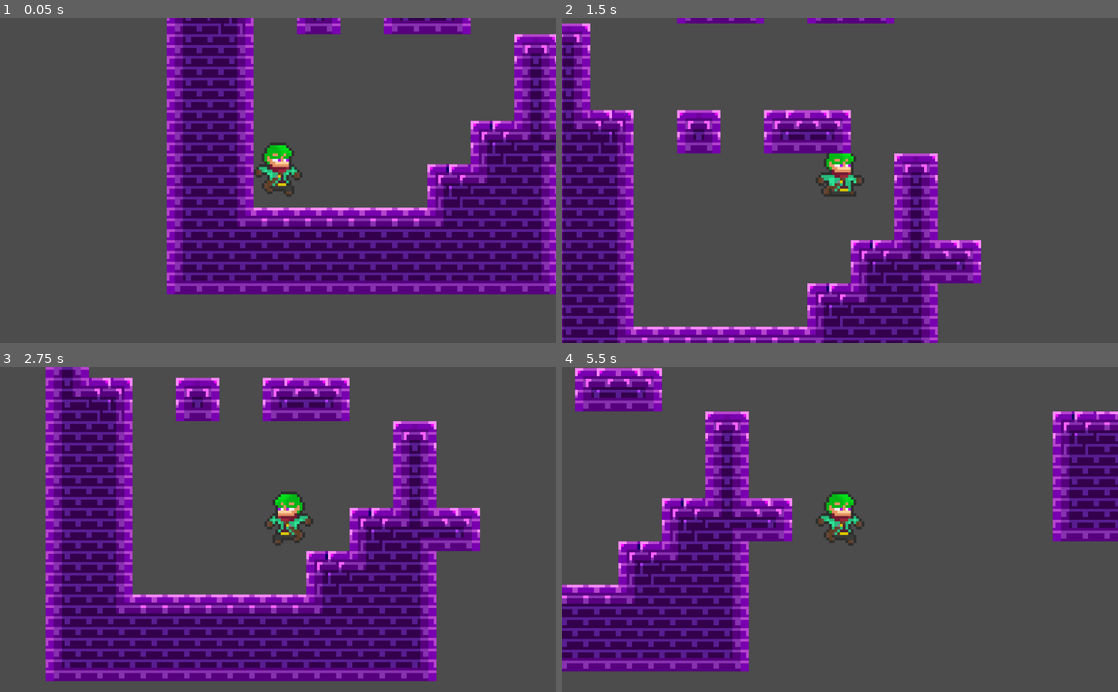
Above: before the commit, frames 1-4 (two rows, left to right).
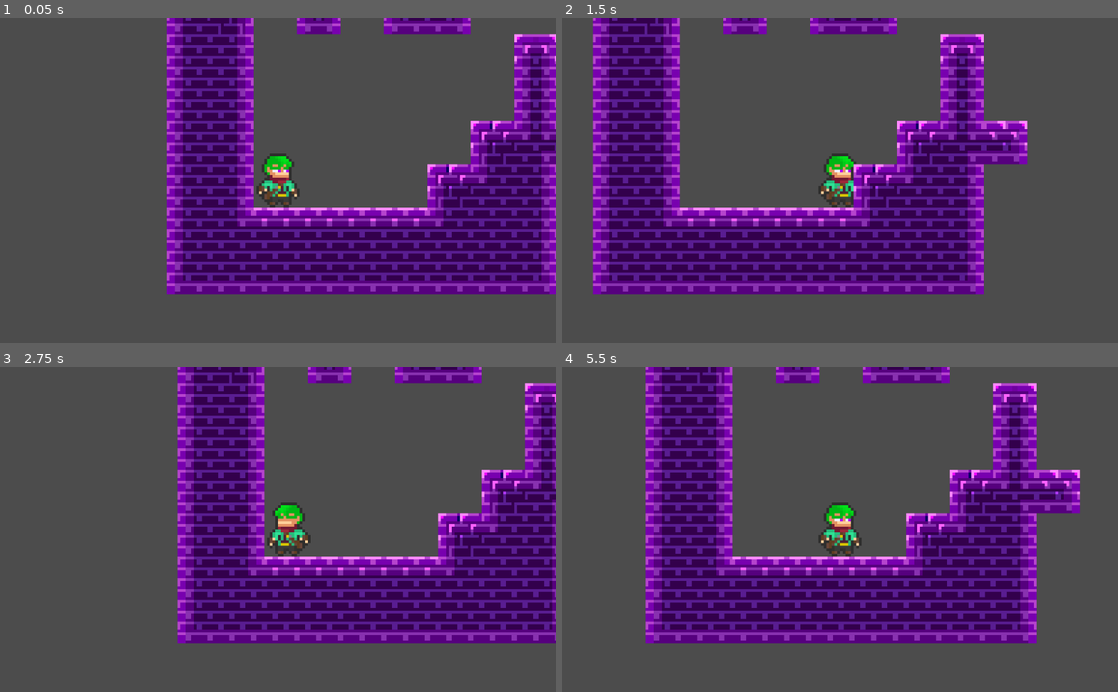
Above: after the commit, the same moments.

Repository: zachreid-96/GODOT-CPT-200
Game: Godot game, scene res://scenes/Maps/Level 1.tscn
The game is run twice, just before and just after one commit, with the same random seed, the same clock (stepped at 60 frames per second) and the same inputs.
Inputs:
- Up to frame 1 (0.05 s): no input
- Up to frame 2 (1.5 s): tap Enter at 0.5 s; hold E (attack) 0.53-1.28 s; hold D (move_right) from 0.53 s (still down); tap Space (move_jump) at 0.77, 0.8, 1.07, 1.35 s
- Up to frame 3 (2.75 s): tap Space (move_jump) at 1.52, 1.82, 2.3 s; tap E (attack) at 1.55 s; release D (move_right) at 2.03 s; hold A (move_left) from 2.03 s (still down); hold E (attack) from 2.03 s (still down)
- Up to frame 4 (5.5 s): release A (move_left) at 2.78 s; release E (attack) at 2.78 s; hold D (move_right) 2.78-4.28 s; tap E (attack) at 2.85, 4.35 s; tap Space (move_jump) at 3.02, 3.32, 3.6, 3.77, 4.07, 4.52, 4.82, 5.3 s; hold A (move_left) 4.28-5.03 s; hold D (move_right) from 5.03 s (still down); hold E (attack) from 5.03 s (still down)

The runs differ from the first frame. In frame 1, 1.0% of the frame differs, in the area x 45-55%, y 38-59%; in frame 2, 51%; in frame 3, 63%, in the area x 8-100%, y 0-97%; in frame 4, 51%.

Commit message:
Player animation and scripting updates.
Ducking added. AnimatedSprite hidden. AnimationTree created: work in process.

Diff:
--- a/scenes/Players/Player.tscn
+++ b/scenes/Players/Player.tscn
@@ -1,10 +1,14 @@
-[gd_scene load_steps=74 format=2]
-
-[ext_resource path="res://assets/sprites/test_sprite.png" type="Texture" id=1]
+[gd_scene load_steps=120 format=2]
+
+[ext_resource path="res://assets/sprites/player_sprite.png" type="Texture" id=1]
 [ext_resource path="res://scripts/Player.gd" type="Script" id=2]
 
-[sub_resource type="RectangleShape2D" id=1]
-extents = Vector2( 5, 10 )
+[sub_resource type="CapsuleShape2D" id=83]
+radius = 5.0
+height = 9.0
+
+[sub_resource type="RectangleShape2D" id=79]
+extents = Vector2( 5, 6 )
 
 [sub_resource type="AtlasTexture" id=7]
 atlas = ExtResource( 1 )
@@ -281,6 +285,14 @@
 [sub_resource type="AtlasTexture" id=78]
 atlas = ExtResource( 1 )
 region = Rect2( 128, 160, 32, 32 )
+
+[sub_resource type="AtlasTexture" id=81]
+atlas = ExtResource( 1 )
+region = Rect2( 160, 160, 32, 32 )
+
+[sub_resource type="AtlasTexture" id=82]
+atlas = ExtResource( 1 )
+region = Rect2( 192, 160, 32, 32 )
 
 [sub_resource type="SpriteFrames" id=77]
 animations = [ {
@@ -333,16 +345,341 @@
 "loop": true,
 "name": "Fall",
 "speed": 5.0
+}, {
+"frames": [ SubResource( 81 ), SubResource( 82 ) ],
+"loop": true,
+"name": "Duck",
+"speed": 5.0
 } ]
 
-[node name="Player2" type="KinematicBody2D"]
+[sub_resource type="Animation" id=88]
+resource_name = "Attack1"
+length = 0.9
+tracks/0/type = "value"
+tracks/0/path = NodePath("Sprite:frame")
+tracks/0/interp = 1
+tracks/0/loop_wrap = true
+tracks/0/imported = false
+tracks/0/enabled = true
+tracks/0/keys = {
+"times": PoolRealArray( 0, 0.1, 0.2, 0.3, 0.4, 0.5, 0.6, 0.7, 0.8 ),
+"transitions": PoolRealArray( 1, 1, 1, 1, 1, 1, 1, 1, 1 ),
+"update": 1,
+"values": [ 26, 27, 28, 29, 30, 31, 32, 33, 34 ]
+}
+
+[sub_resource type="Animation" id=91]
+resource_name = "Attack2"
+length = 0.9
+tracks/0/type = "value"
+tracks/0/path = NodePath("Sprite:frame")
+tracks/0/interp = 1
+tracks/0/loop_wrap = true
+tracks/0/imported = false
+tracks/0/enabled = true
+tracks/0/keys = {
+"times": PoolRealArray( 0, 0.1, 0.2, 0.3, 0.4, 0.5, 0.6, 0.7, 0.8 ),
+"transitions": PoolRealArray( 1, 1, 1, 1, 1, 1, 1, 1, 1 ),
+"update": 1,
+"values": [ 39, 40, 41, 42, 43, 44, 45, 46, 47 ]
+}
+
+[sub_resource type="Animation" id=97]
+resource_name = "Attack3"
+length = 0.9
+tracks/0/type = "value"
+tracks/0/path = NodePath("Sprite:frame")
+tracks/0/interp = 1
+tracks/0/loop_wrap = true
+tracks/0/imported = false
+tracks/0/enabled = true
+tracks/0/keys = {
+"times": PoolRealArray( 0, 0.1, 0.2, 0.3, 0.4, 0.5, 0.6, 0.7, 0.8 ),
+"transitions": PoolRealArray( 1, 1, 1, 1, 1, 1, 1, 1, 1 ),
+"update": 1,
+"values": [ 52, 53, 54, 55, 56, 57, 58, 59, 60 ]
+}
+
+[sub_resource type="Animation" id=84]
+resource_name = "Default"
+loop = true
+step = 0.25
+tracks/0/type = "value"
+tracks/0/path = NodePath("Sprite:frame")
+tracks/0/interp = 1
+tracks/0/loop_wrap = true
+tracks/0/imported = false
+tracks/0/enabled = true
+tracks/0/keys = {
+"times": PoolRealArray( 0, 0.25, 0.5, 0.75 ),
+"transitions": PoolRealArray( 1, 1, 1, 1 ),
+"update": 1,
+"values": [ 0, 0, 10, 0 ]
+}
+
+[sub_resource type="Animation" id=121]
+resource_name = "Die"
+length = 0.7
+tracks/0/type = "value"
+tracks/0/path = NodePath("Sprite:frame")
+tracks/0/interp = 1
+tracks/0/loop_wrap = true
+tracks/0/imported = false
+tracks/0/enabled = true
+tracks/0/keys = {
+"times": PoolRealArray( 0, 0.1, 0.2, 0.3, 0.4, 0.5, 0.6 ),
+"transitions": PoolRealArray( 1, 1, 1, 1, 1, 1, 1 ),
+"update": 1,
+"values": [ 91, 92, 93, 94, 95, 96, 97 ]
+}
+
+[sub_resource type="Animation" id=90]
+resource_name = "Duck"
+length = 0.333333
+loop = true
+step = 0.166667
+tracks/0/type = "value"
+tracks/0/path = NodePath("Sprite:frame")
+tracks/0/interp = 1
+tracks/0/loop_wrap = true
+tracks/0/imported = false
+tracks/0/enabled = true
+tracks/0/keys = {
+"times": PoolRealArray( 0, 0.166667 ),
+"transitions": PoolRealArray( 1, 1 ),
+"update": 1,
+"values": [ 70, 71 ]
+}
+
+[sub_resource type="Animation" id=87]
+resource_name = "Fall"
+length = 0.5
+loop = true
+step = 0.5
+tracks/0/type = "value"
+tracks/0/path = NodePath("Sprite:frame")
+tracks/0/interp = 1
+tracks/0/loop_wrap = true
+tracks/0/imported = false
+tracks/0/enabled = true
+tracks/0/keys = {
+"times": PoolRealArray( 0 ),
+"transitions": PoolRealArray( 1 ),
+"update": 1,
+"values": [ 69 ]
+}
+
+[sub_resource type="Animation" id=108]
+resource_name = "Hurt"
+length = 0.5
+step = 0.125
+tracks/0/type = "value"
+tracks/0/path = NodePath("Sprite:frame")
+tracks/0/interp = 1
+tracks/0/loop_wrap = true
+tracks/0/imported = false
+tracks/0/enabled = true
+tracks/0/keys = {
+"times": PoolRealArray( 0, 0.125, 0.25, 0.375 ),
+"transitions": PoolRealArray( 1, 1, 1, 1 ),
+"update": 1,
+"values": [ 78, 79, 80, 81 ]
+}
+
+[sub_resource type="Animation" id=86]
+resource_name = "Jump"
+length = 0.4
+tracks/0/type = "value"
+tracks/0/path = NodePath("Sprite:frame")
+tracks/0/interp = 1
+tracks/0/loop_wrap = true
+tracks/0/imported = false
+tracks/0/enabled = true
+tracks/0/keys = {
+"times": PoolRealArray( 0, 0.1, 0.2, 0.3 ),
+"transitions": PoolRealArray( 1, 1, 1, 1 ),
+"update": 1,
+"values": [ 65, 66, 67, 68 ]
+}
+
+[sub_resource type="Animation" id=85]
+length = 0.001
+tracks/0/type = "value"
+tracks/0/path = NodePath("Sprite:frame")
+tracks/0/interp = 1
+tracks/0/loop_wrap = true
+tracks/0/imported = false
+tracks/0/enabled = true
+tracks/0/keys = {
+"times": PoolRealArray( 0 ),
+"transitions": PoolRealArray( 1 ),
+"update": 0,
+"values": [ 0 ]
+}
+
+[sub_resource type="Animation" id=89]
+resource_name = "Run"
+length = 0.8
+loop = true
+tracks/0/type = "value"
+tracks/0/path = NodePath("Sprite:frame")
+tracks/0/interp = 1
+tracks/0/loop_wrap = true
+tracks/0/imported = false
+tracks/0/enabled = true
+tracks/0/keys = {
+"times": PoolRealArray( 0, 0.1, 0.2, 0.3, 0.4, 0.5, 0.6, 0.7 ),
+"transitions": PoolRealArray( 1, 1, 1, 1, 1, 1, 1, 1 ),
+"update": 1,
+"values": [ 16, 13, 14, 15, 16, 17, 18, 19 ]
+}
+
+[sub_resource type="AnimationNodeAnimation" id=98]
+animation = "Attack1"
+
+[sub_resource type="AnimationNodeAnimation" id=99]
+animation = "Attack2"
+
+[sub_resource type="AnimationNodeAnimation" id=100]
+animation = "Attack3"
+
+[sub_resource type="AnimationNodeAnimation" id=93]
+animation = "Default"
+
+[sub_resource type="AnimationNodeAnimation" id=122]
+animation = "Die"
+
+[sub_resource type="AnimationNodeAnimation" id=101]
+animation = "Duck"
+
+[sub_resource type="AnimationNodeAnimation" id=109]
+animation = "Fall"
+
+[sub_resource type="AnimationNodeAnimation" id=123]
+animation = "Hurt"
+
+[sub_resource type="AnimationNodeAnimation" id=102]
+animation = "Jump"
+
+[sub_resource type="AnimationNodeAnimation" id=103]
+animation = "Run"
+
+[sub_resource type="AnimationNodeStateMachineTransition" id=104]
+
+[sub_resource type="AnimationNodeStateMachineTransition" id=105]
+switch_mode = 2
+
+[sub_resource type="AnimationNodeStateMachineTransition" id=106]
+switch_mode = 2
+
+[sub_resource type="AnimationNodeStateMachineTransition" id=107]
+switch_mode = 2
+
+[sub_resource type="AnimationNodeStateMachineTransition" id=110]
+
+[sub_resource type="AnimationNodeStateMachineTransition" id=111]
+
+[sub_resource type="AnimationNodeStateMachineTransition" id=112]
+
+[sub_resource type="AnimationNodeStateMachineTransition" id=113]
+
+[sub_resource type="AnimationNodeStateMachineTransition" id=114]
+switch_mode = 2
+
+[sub_resource type="AnimationNodeStateMachineTransition" id=115]
+
+[sub_resource type="AnimationNodeStateMachineTransition" id=116]
+
+[sub_resource type="AnimationNodeStateMachineTransition" id=117]
+
+[sub_resource type="AnimationNodeStateMachineTransition" id=118]
+
+[sub_resource type="AnimationNodeStateMachineTransition" id=119]
+
+[sub_resource type="AnimationNodeStateMachineTransition" id=120]
+
+[sub_resource type="AnimationNodeStateMachineTransition" id=124]
+
+[sub_resource type="AnimationNodeStateMachineTransition" id=125]
+switch_mode = 2
+auto_advance = true
+
+[sub_resource type="AnimationNodeStateMachineTransition" id=126]
+
+[sub_resource type="AnimationNodeStateMachineTransition" id=127]
+switch_mode = 2
+
+[sub_resource type="AnimationNodeStateMachineTransition" id=128]
+switch_mode = 2
+
+[sub_resource type="AnimationNodeStateMachine" id=95]
+states/Attack1/node = SubResource( 98 )
+states/Attack1/position = Vector2( 14, 118 )
+states/Attack2/node = SubResource( 99 )
+states/Attack2/position = Vector2( 137, 202 )
+states/Attack3/node = SubResource( 100 )
+states/Attack3/position = Vector2( 243, 135 )
+states/Default/node = SubResource( 93 )
+states/Default/position = Vector2( 137, 14 )
+states/Die/node = SubResource( 122 )
+states/Die/position = Vector2( 406, 77 )
+states/Duck/node = SubResource( 101 )
+states/Duck/position = Vector2( 321, -86 )
+states/Fall/node = SubResource( 109 )
+states/Fall/position = Vector2( -342, 52 )
+states/Hurt/node = SubResource( 123 )
+states/Hurt/position = Vector2( 375, -2 )
+states/Jump/node = SubResource( 102 )
+states/Jump/position = Vector2( -336, -52 )
+states/Run/node = SubResource( 103 )
+states/Run/position = Vector2( -53, -139 )
+transitions = [ "Default", "Attack1", SubResource( 104 ), "Attack1", "Attack2", SubResource( 105 ), "Attack2", "Attack3", SubResource( 106 ), "Attack3", "Default", SubResource( 107 ), "Default", "Run", SubResource( 110 ), "Run", "Default", SubResource( 111 ), "Default", "Jump", SubResource( 112 ), "Default", "Duck", SubResource( 113 ), "Jump", "Fall", SubResource( 114 ), "Fall", "Default", SubResource( 115 ), "Duck", "Default", SubResource( 116 ), "Run", "Attack1", SubResource( 117 ), "Run", "Duck", SubResource( 118 ), "Duck", "Run", SubResource( 119 ), "Run", "Jump", SubResource( 120 ), "Default", "Hurt", SubResource( 124 ), "Hurt", "Default", SubResource( 125 ), "Default", "Die", SubResource( 126 ), "Attack1", "Default", SubResource( 127 ), "Attack2", "Default", SubResource( 128 ) ]
+start_node = "Default"
+end_node = "Die"
+graph_offset = Vector2( -427, -26 )
+
+[sub_resource type="AnimationNodeStateMachinePlayback" id=96]
+
+[node name="Player" type="KinematicBody2D"]
 script = ExtResource( 2 )
 
-[node name="CollisionShape2D" type="CollisionShape2D" parent="."]
+[node name="CollisionStand" type="CollisionShape2D" parent="."]
 position = Vector2( 0, -10 )
-shape = SubResource( 1 )
+shape = SubResource( 83 )
+
+[node name="CollisionDuck" type="CollisionShape2D" parent="."]
+position = Vector2( 0, -6 )
+shape = SubResource( 79 )
 
 [node name="AnimatedSprite" type="AnimatedSprite" parent="."]
+visible = false
+position = Vector2( 1, -15 )
+frames = SubResource( 77 )
+animation = "Attack2"
+frame = 9
+playing = true
+
+[node name="Sprite" type="Sprite" parent="."]
 position = Vector2( 2, -15 )
-frames = SubResource( 77 )
-animation = "Fall"
+texture = ExtResource( 1 )
+hframes = 13
+vframes = 8
+
+[node name="AnimationPlayer" type="AnimationPlayer" parent="."]
+anims/Attack1 = SubResource( 88 )
+anims/Attack2 = SubResource( 91 )
+anims/Attack3 = SubResource( 97 )
+anims/Default = SubResource( 84 )
+anims/Die = SubResource( 121 )
+anims/Duck = SubResource( 90 )
+anims/Fall = SubResource( 87 )
+anims/Hurt = SubResource( 108 )
+anims/Jump = SubResource( 86 )
+anims/RESET = SubResource( 85 )
+anims/Run = SubResource( 89 )
+
+[node name="AnimationTree" type="AnimationTree" parent="."]
+tree_root = SubResource( 95 )
+anim_player = NodePath("../AnimationPlayer")
+active = true
+parameters/playback = SubResource( 96 )
--- a/scripts/Player.gd
+++ b/scripts/Player.gd
@@ -10,49 +10,41 @@
 
 var motion = Vector2()
 var facing_right = true
+var state_machine
 
 func _ready():
 	pass # Replace with function body.
 
 func _physics_process(delta):
-
+	#Establish gravity
 	motion.y += GRAVITY
 	if motion.y > MAXFALLSPEED:
 		motion.y = MAXFALLSPEED
+	#Set limits for x-motion
+	motion.x = clamp(motion.x, -MAXSPEED, MAXSPEED)
+	#Set correct collision if ducking
+	if Input.is_action_pressed("move_down"):
+		$CollisionStand.disabled = true
+	else:
+		$CollisionStand.disabled = false
 
-	motion.x = clamp(motion.x, -MAXSPEED, MAXSPEED)
-
+	#Calculate motion and sprite direction based on left/right keys
 	if Input.is_action_pressed("move_right"):
 		motion.x += ACCEL
-		$AnimatedSprite.flip_h = false
-		$AnimatedSprite.play("Run")
-
+		$Sprite.flip_h = false
 	elif Input.is_action_pressed("move_left"):
 		motion.x += -ACCEL
-		$AnimatedSprite.flip_h = true
-		$AnimatedSprite.play("Run")
+		$Sprite.flip_h = true
+	#If neither is pressed and on the floor
+	elif is_on_floor():
+		#Slow down on the floor
+		motion.x = lerp(motion.x,0,FRICTION)
+	#Jump is pressed
+		if Input.is_action_just_pressed("move_jump"):
+			motion.y = -JUMPFORCE
 
-	else:
-		motion.x = lerp(motion.x,0,FRICTION)
-		if is_on_floor():
-			$AnimatedSprite.play("Default")
-		else:
-			pass
-			#$AnimatedSprite.play("Default")
-
+	#Re-evaluate motion using updated values
 	motion = move_and_slide(motion,UP)
 
-	if Input.is_action_pressed("attack"):
-		$AnimatedSprite.play("Attack2")
-
-	if is_on_floor():
-		if Input.is_action_just_pressed("move_jump"):
-			motion.y = -JUMPFORCE
-			$AnimatedSprite.play("Jump")
-	else:
-		if motion.y > 0:
-			$AnimatedSprite.play("Fall")
-
-
-func animate(var animName, var xMotion):
-	pass
+	#if Input.is_action_pressed("attack"):
+		#pass
Binary file added: assets/sprites/player_sprite.png
Not shown, changed: assets/sprites/player_sprite.png.import
Binary file removed: assets/sprites/test_sprite.png
